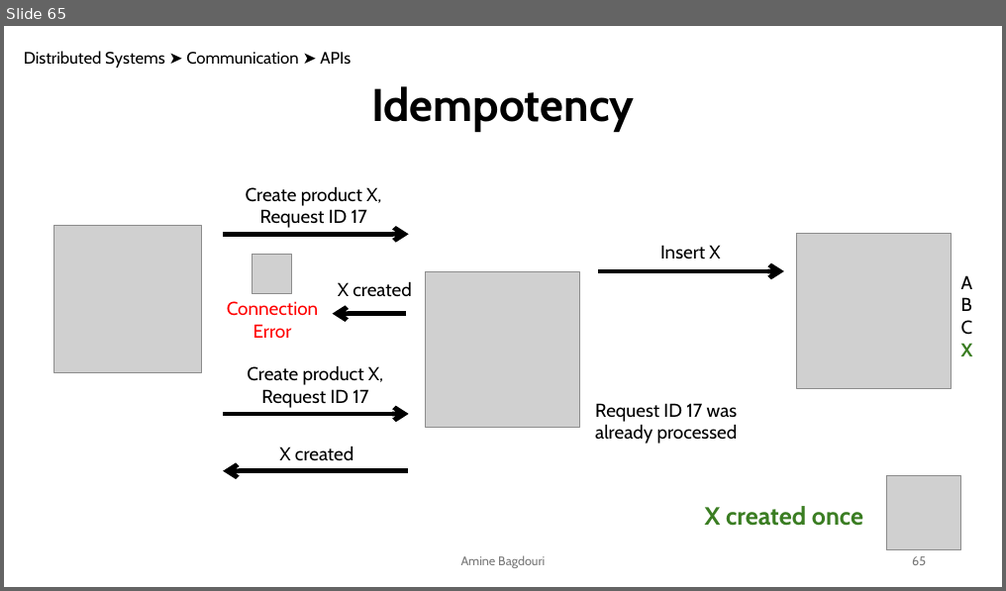
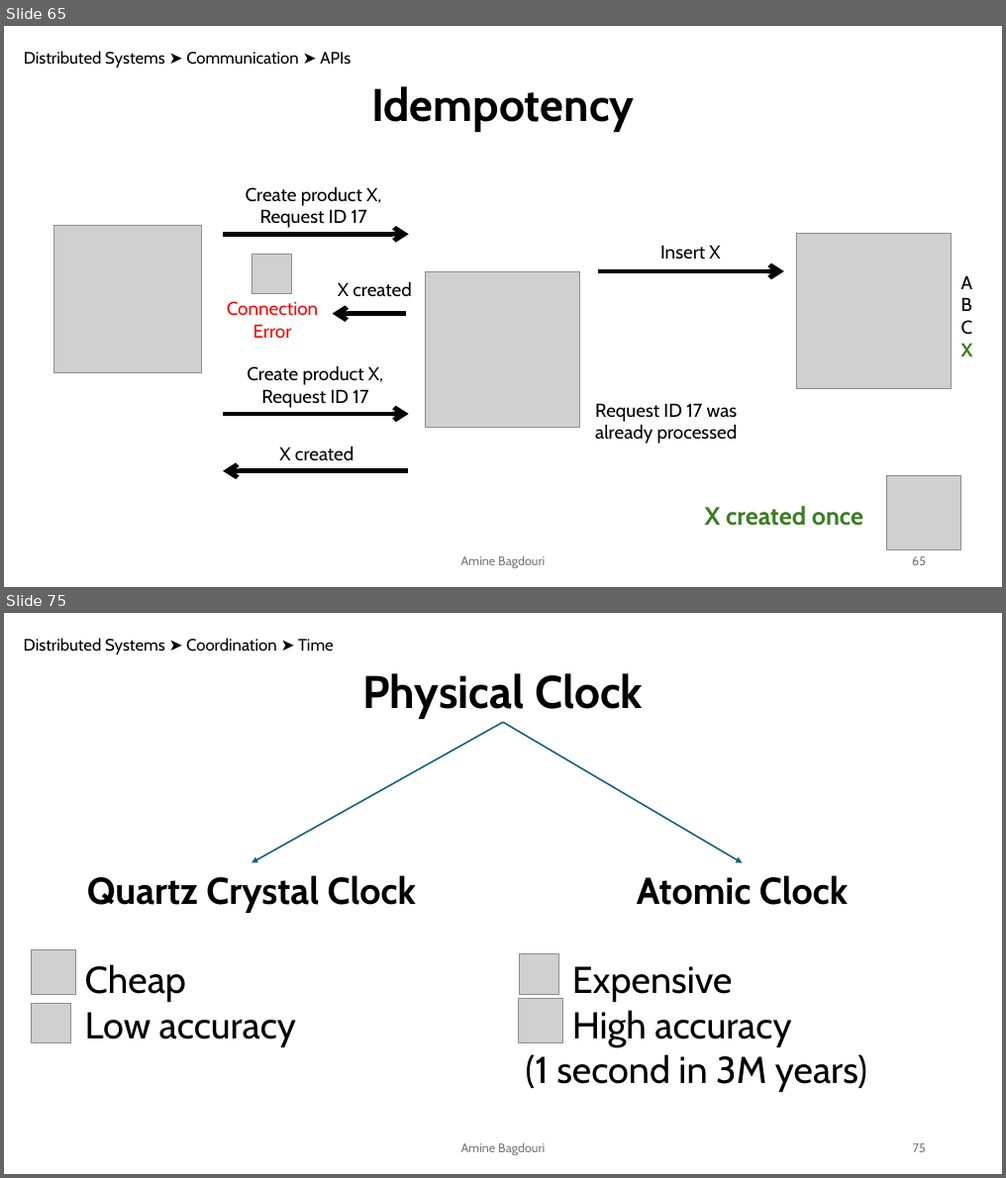
Before and after one commit to aminebag/distributed_systems, a slide deck: distributed_architectures.pptx. Shown one above the other, each under a label of ours: slide 65 before the commit, slides 65 and 75 after it; the slides between them are not shown. The pictures are 1006x591 and 1006x1178 pixels, drawn with LibreOffice and Linux fonts; fonts in the diff are those of the drawing; grey boxes stand for pictures. Boxes give left, top, right and bottom in pixels: in the first picture for what was removed or moved away, otherwise in the second. Text is boxed around its words. In the diff, an @@ line names an element or a change of style, - is before the commit and + after.

```diff
--- a/distributed_architectures.pptx
+++ b/distributed_architectures.pptx
@@ slide 75 added at bbox=[4, 613, 1002, 1174], background #FFFFFF @@
@@ text added at bbox=[24, 638, 334, 655], 16 pt, text #000000 @@
+Distributed Systems ➤ Coordination ➤ Time
@@ text added at bbox=[363, 673, 643, 719], 44 pt, text #000000, bold @@
+Physical Clock
@@ arrow added from (503, 722) to (252, 863), #156082 1.5 pt @@
@@ arrow added from (503, 722) to (743, 863), #156082 1.5 pt @@
@@ text added at bbox=[85, 875, 416, 1048], 36 pt, text #000000, bold @@
+Quartz Crystal Clock
+✓ Cheap
+✗ Low accuracy
@@ text added at bbox=[526, 875, 867, 1092], 36 pt, text #000000 @@
+Atomic Clock
+✗ Expensive
+✓ High accuracy
+(1 second in 3M years)
@@ picture added at bbox=[31, 950, 76, 995] @@
@@ picture added at bbox=[519, 955, 558, 994] @@
@@ picture added at bbox=[519, 998, 563, 1044] @@
@@ picture added at bbox=[31, 1003, 70, 1043] @@
@@ text added at bbox=[461, 1143, 545, 1156], 12 pt, text #797979 @@
+Amine Bagdouri
@@ page number added at bbox=[913, 1144, 926, 1153], 12 pt, text #797979 @@
+75
```
Also in this commit, not shown: 1 slide changed, 62 other slides added.
